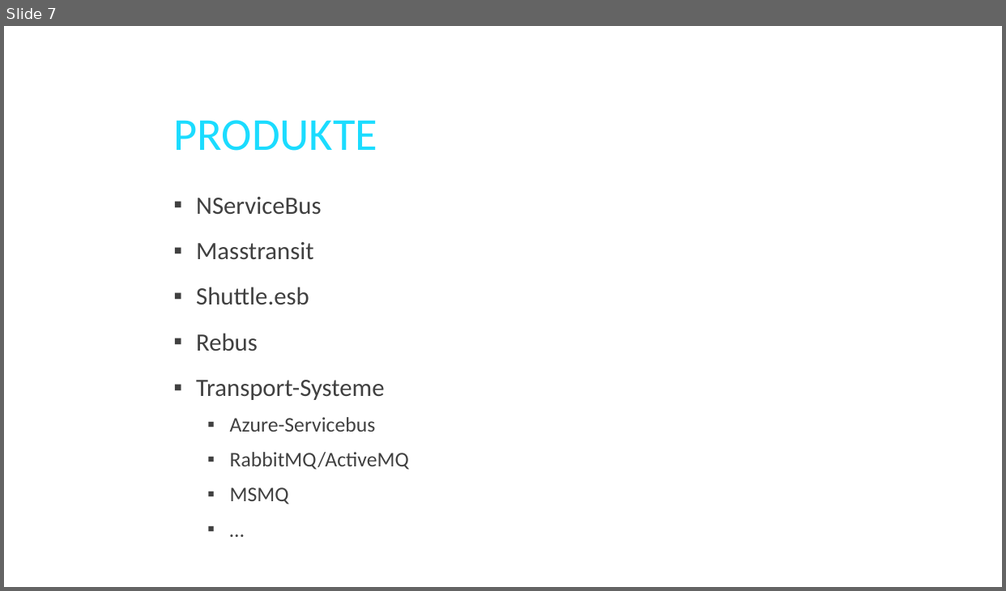
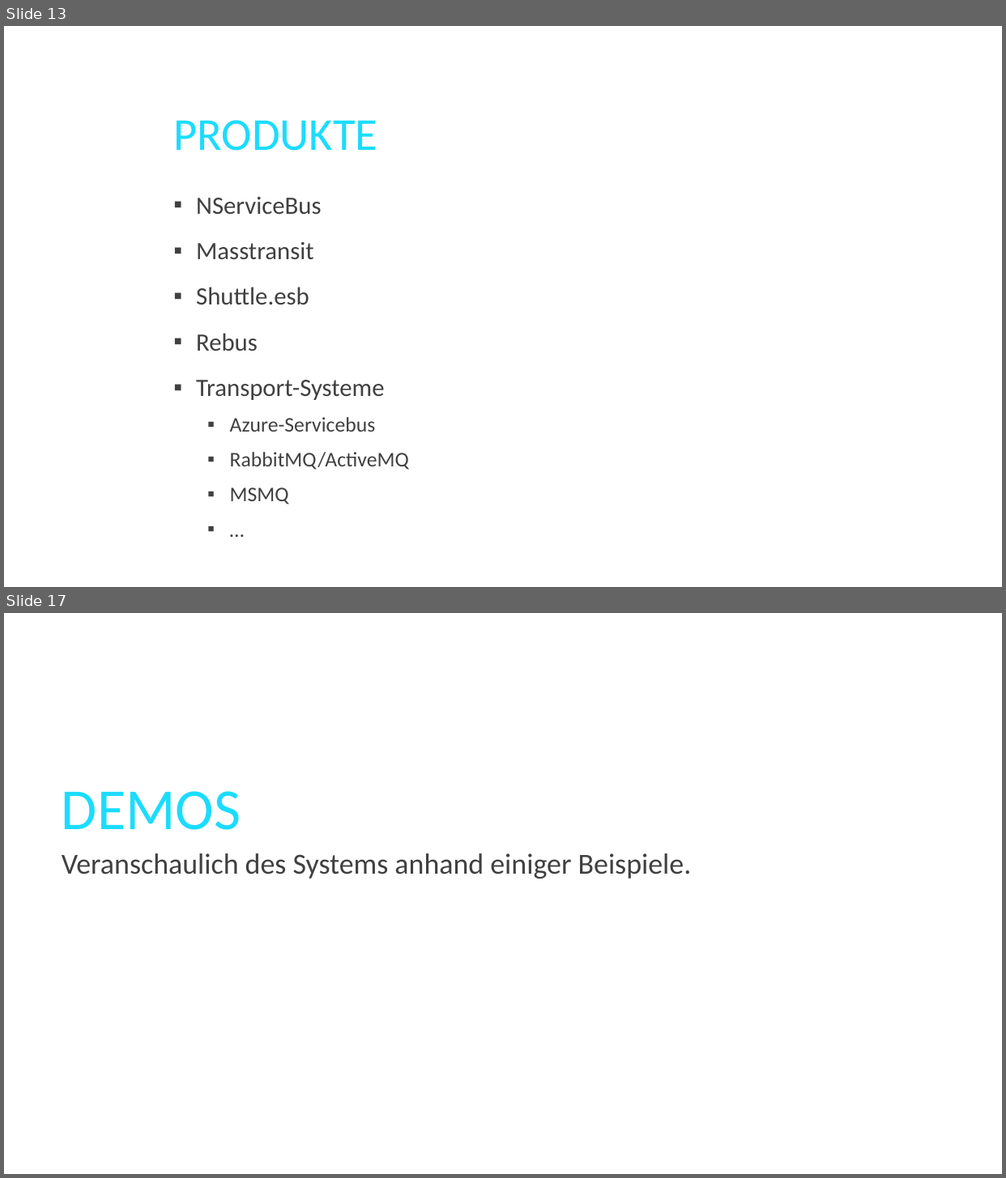
Before and after one commit to twenzel/MessageBusDemo, a slide deck: MessageBus.pptx. Shown one above the other, each under a label of ours: slide 7 before the commit, slides 13 and 17 after it; the slides between them are not shown. The pictures are 1006x591 and 1006x1178 pixels, drawn with LibreOffice and Linux fonts; fonts in the diff are those of the drawing; background and template pictures are left out. Boxes give left, top, right and bottom in pixels: in the first picture for what was removed or moved away, otherwise in the second. Text is boxed around its words. In the diff, an @@ line names an element or a change of style, - is before the commit and + after.

```diff
--- a/MessageBus.pptx
+++ b/MessageBus.pptx
@@ slide 17 added at (4,613,1002,1174), background picture (left out) @@
@@ title added at (62,791,241,830), 56 pt, text #1BDCFF @@
+DEMOS
@@ text added at (62,854,692,879), 28 pt, text #404040 @@
+Veranschaulich des Systems anhand einiger Beispiele.
@@ what was slide 7 is now slide 13 @@
```
Also in this commit, not shown: 2 slides changed, 9 other slides added.
